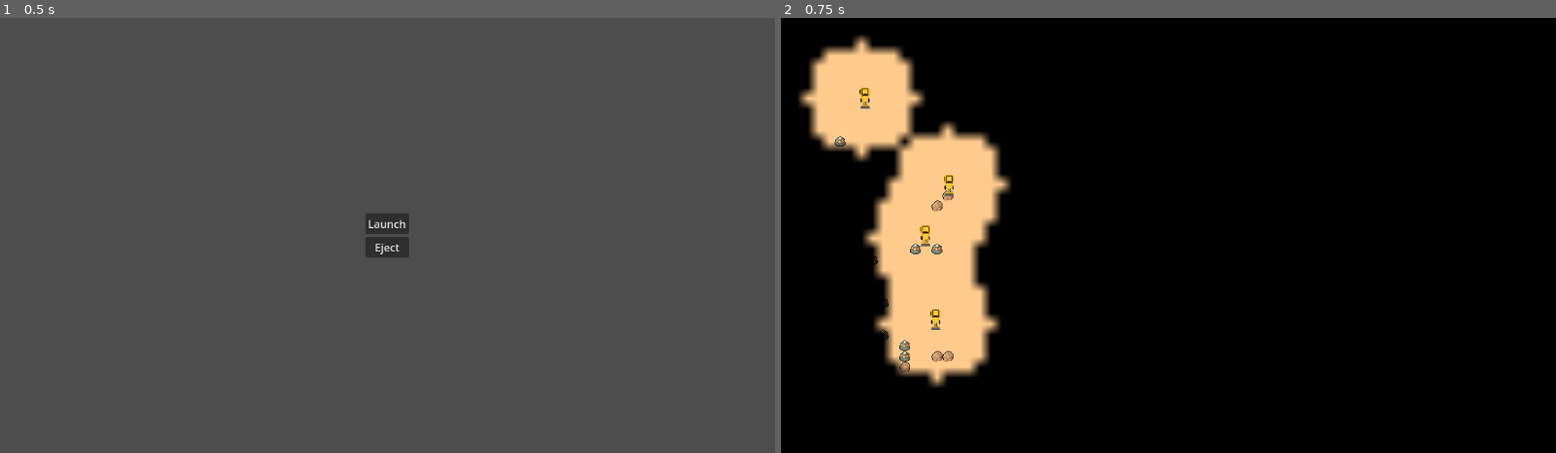
Above: before the commit, frames 1-2 (left to right).
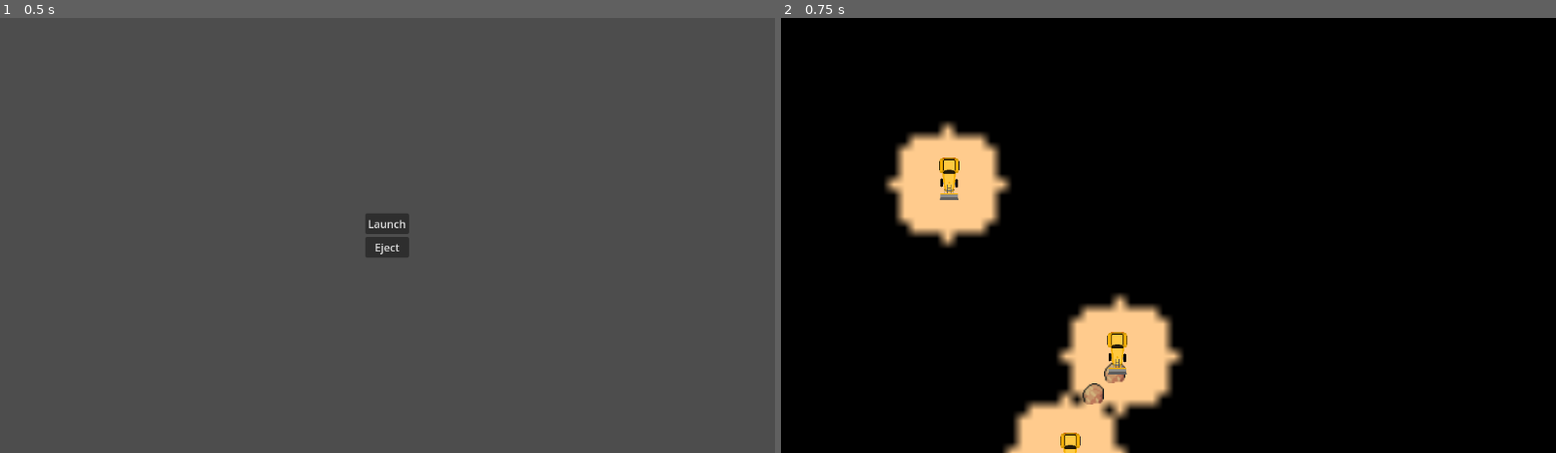
Above: after the commit, the same moments.

Repository: mwheatcs/lithosphere.io
Game: Godot game, scene res://scenes/menu.tscn
Two runs of this game, one before a commit and one after it. Both use one fixed random seed, a clock stepped at 60 frames per second and the inputs below.
Inputs:
- Up to frame 1 (0.5 s): no input
- Up to frame 2 (0.75 s): click "Launch" at 0.5 s

Frame 1 is identical in both runs. In frame 2, 14% of the frame differs, in the area x 2-52%, y 4-100%.

Commit message:
scalled bigger

Diff:
--- a/scenes/World.tscn
+++ b/scenes/World.tscn
@@ -5,6 +5,7 @@
 [ext_resource type="PackedScene" uid="uid://de0ltw7ve4uvi" path="res://entities/unit/Unit.tscn" id="3_1lgw5"]
 
 [node name="World" type="Node2D"]
+scale = Vector2(2, 2)
 script = ExtResource("1_7g83o")
 
 [node name="Main" parent="." instance=ExtResource("2_d1c63")]
--- a/scenes/layer_holder.gd
+++ b/scenes/layer_holder.gd
@@ -17,7 +17,7 @@
 const ORE4_DEPLETED_POS = Vector2i(6,17)
 const STONE_POS = Vector2i(17,13)
 
-const MINING_RANGE = 50.0
+const MINING_RANGE = 100.0
 const CELL_SIZE = Vector2(16, 16)
 
 func _ready() -> void:
@@ -75,11 +75,9 @@
 				print("No selected unit is close enough to mine this ore.")
 
 func can_any_selected_unit_mine(tile_coords: Vector2i) -> bool:
-	# Calculate the world position of the tile's center:
-	# (tile_coords * CELL_SIZE) gives the tile's top-left local position within the layer.
-	# minerals.global_position offsets that to world space.
-	# Adding half the CELL_SIZE gets us the center of the tile.
-	var tile_world_pos = minerals.global_position + (Vector2(tile_coords) * CELL_SIZE) + (CELL_SIZE * 0.5)
+	var tile_local_center = Vector2(tile_coords) * CELL_SIZE + (CELL_SIZE * 0.5)
+	var tile_world_pos = minerals.global_transform * tile_local_center
+
 
 	# Loop through each selected unit from the selection manager (world node)
 	for unit in world_manager.selected_units:
